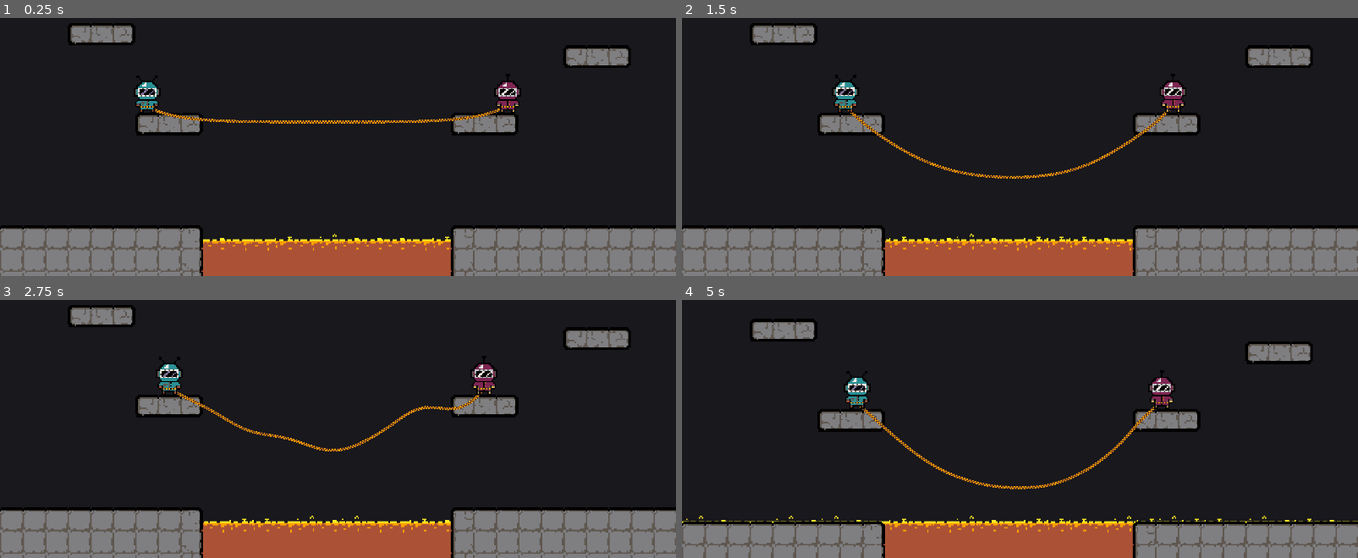
Above: before the commit, frames 1-4 (two rows, left to right).
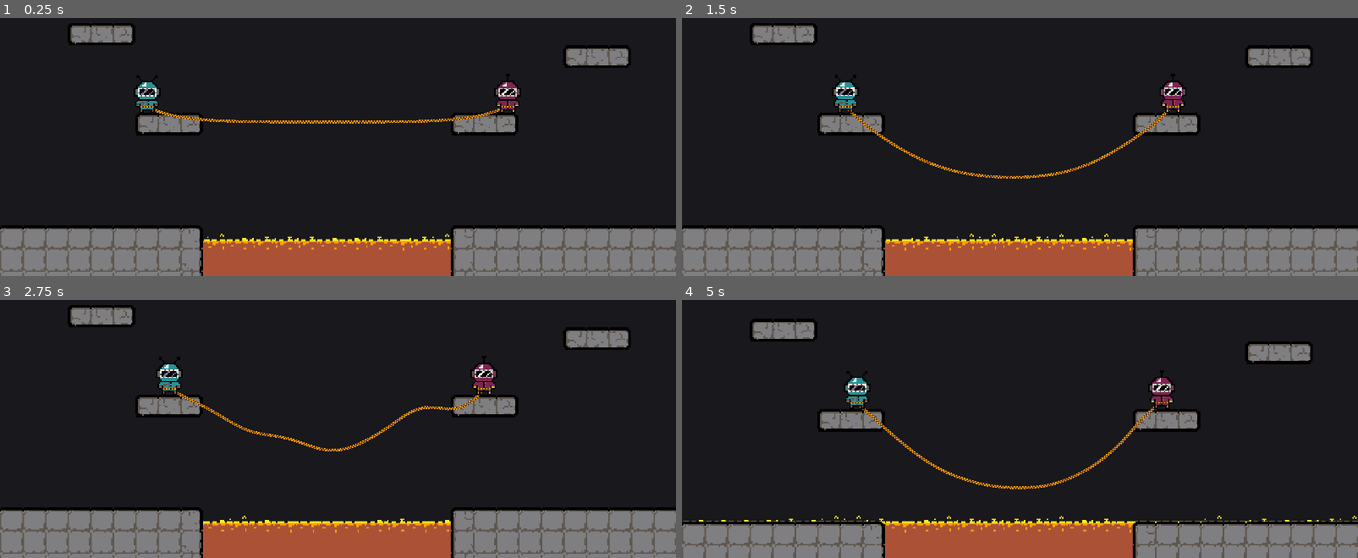
Above: after the commit, the same moments.

Repository: MiikaVirpio/PushingRope
Game: Godot game, scene res://Scenes/world.tscn
The game is run twice, just before and just after one commit, with the same random seed, the same clock (stepped at 60 frames per second) and the same inputs.
Inputs:
- Up to frame 1 (0.25 s): no input
- Up to frame 2 (1.5 s): tap Enter (ui_accept) at 0.5, 0.77 s
- Up to frame 3 (2.75 s): tap Enter (ui_accept) at 1.52 s
- Up to frame 4 (5 s): tap Enter (ui_accept) at 3.02, 3.77, 4.52 s

The runs differ from the first frame. In frame 1, 0.3% of the frame differs, in the area x 30-67%, y 83-91%; in frame 2, 0.3%; in frame 3, 0.3%; in frame 4, 0.5%, in the area x 0-100%, y 83-91%.
Error before the commit: Invalid call. Nonexistent function 'toggle_stick' in base 'Node2D'. (res://Scripts/world.gd:56)
Error after the commit: Invalid call. Nonexistent function 'toggle_stick' in base 'Node2D'. (res://Scripts/world.gd:60)

Commit message:
call deferred

Diff:
--- a/Scripts/player.gd
+++ b/Scripts/player.gd
@@ -21,11 +21,7 @@
 	linear_damp = Configs.PLAYER_DAMP
 
 
-func _process(delta: float) -> void:
-	pass
-
-
-func _physics_process(delta: float) -> void:
+func _physics_process(_delta: float) -> void:
 	# Apply horizontal force
 	if Input.is_action_pressed(player_id + "left"):
 		apply_central_force(Vector2(-move_force, 0))
@@ -38,7 +34,7 @@
 		player_state = STATES.JUMPING
 
 
-func _integrate_forces(state: PhysicsDirectBodyState2D) -> void:
+func _integrate_forces(_state: PhysicsDirectBodyState2D) -> void:
 	var horizontal_velocity = abs(linear_velocity.x)
 	var vertical_velocity = abs(linear_velocity.y)
 
--- a/Scripts/world.gd
+++ b/Scripts/world.gd
@@ -25,10 +25,14 @@
 	camera_timer = 0.0
 
 	# Reset rope position
-	rope.queue_free()
+	rope.call_deferred("queue_free")
+	call_deferred("spawn_players")
+
+
+func spawn_players() -> void:
 	rope = Rope.instantiate()
+	add_child(rope)
 	rope.global_position = rope_location
-	add_child(rope)
 
 
 # Internal functions
